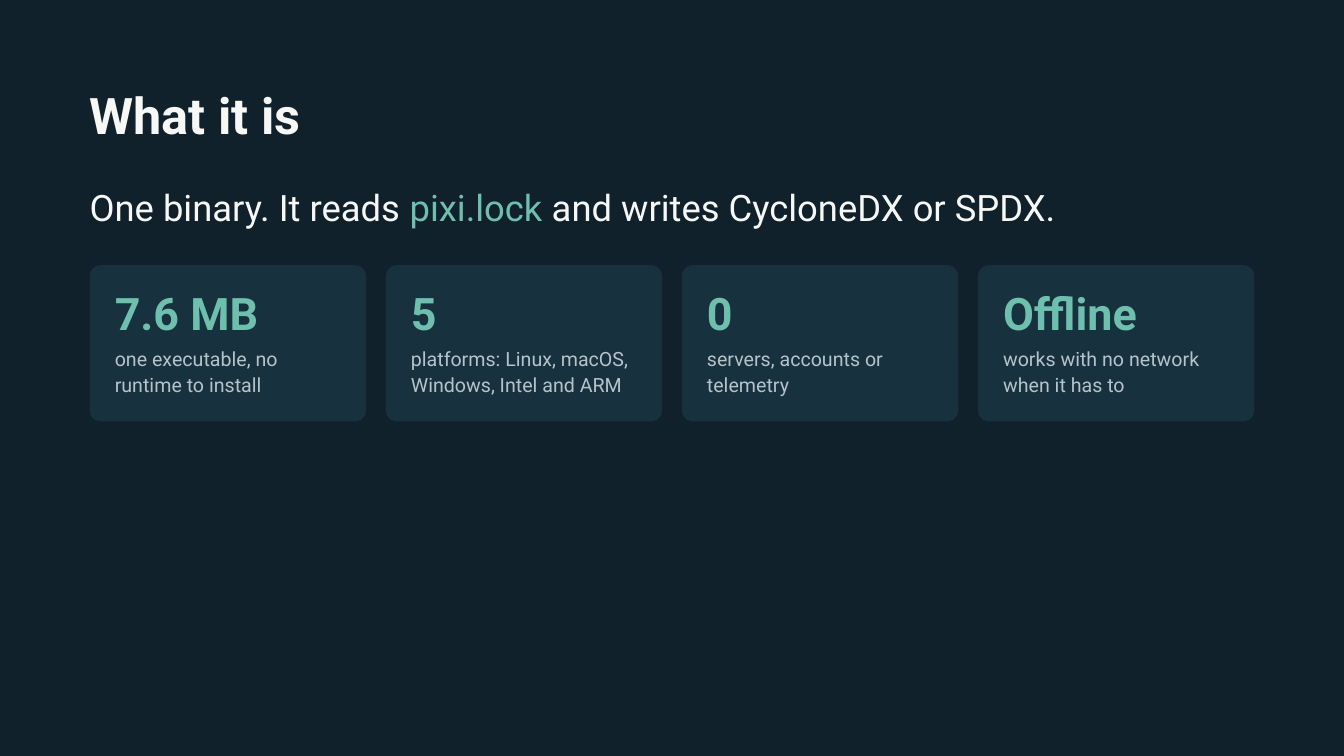
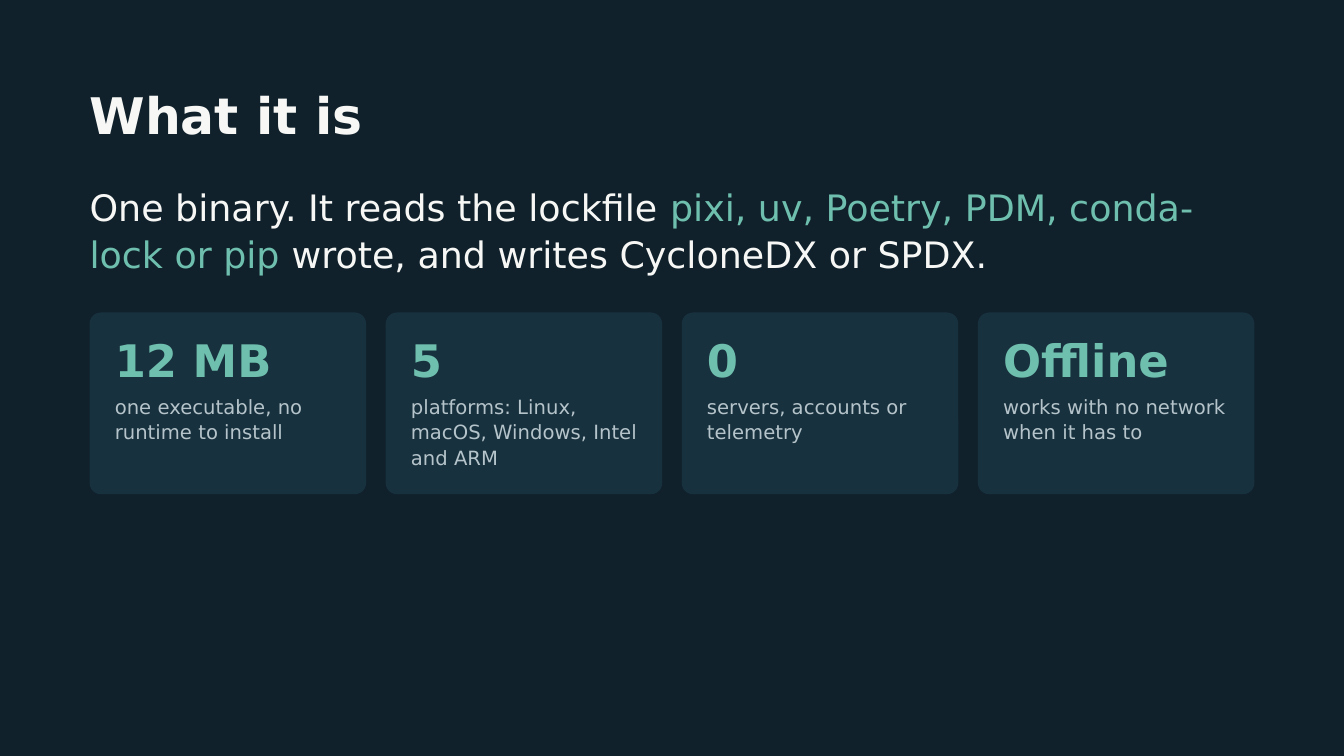
Before and after one commit to aesir-oss/pixi-sbom, a slide deck: slide 6 of docs/presentations/engineering-management/pixi-sbom-engineering.pptx. Drawn at 1344x756 pixels with LibreOffice and Linux fonts; fonts in the diff are those of the drawing. Boxes give left, top, right and bottom in pixels: in the first picture for what was removed or moved away, otherwise in the second. Text is boxed around its words. In the diff, an @@ line names an element or a change of style, - is before the commit and + after.

```diff
--- a/docs/presentations/engineering-management/pixi-sbom-engineering.pptx
+++ b/docs/presentations/engineering-management/pixi-sbom-engineering.pptx
@@ font Roboto to DejaVu Sans in 8 elements at [115,399,302,439], [411,344,442,378], [707,344,738,378], [707,400,906,443], [1003,343,1169,378], [1003,399,1226,439], [411,399,636,465], [90,95,362,135] @@
@@ text at [90,193,1193,276]: text changed; font Roboto to DejaVu Sans @@
-One binary. It reads pixi.lock and writes CycloneDX or SPDX.
+One binary. It reads the lockfile pixi, uv, Poetry, PDM, conda-lock or pip wrote, and writes CycloneDX or SPDX.
@@ rounded rectangle: place and size @@
-rounded rectangle at [90,265,366,421]
+rounded rectangle at [90,313,366,494]
@@ rounded rectangle: place and size @@
-rounded rectangle at [386,265,662,421]
+rounded rectangle at [386,313,662,494]
@@ rounded rectangle: place and size @@
-rounded rectangle at [682,265,958,421]
+rounded rectangle at [682,313,958,494]
@@ proportions changed in 4 elements at [90,313,366,494], [386,313,662,494], [682,313,958,494], [978,313,1254,494] @@
@@ rounded rectangle: place and size @@
-rounded rectangle at [978,265,1254,421]
+rounded rectangle at [978,313,1254,494]
@@ text at [115,344,272,377]: text changed; font Roboto to DejaVu Sans @@
-7.6 MB
+12 MB
@@ 3 texts: place and size @@
-3 texts at [411,296,1137,331]
+3 texts at [411,343,1169,378]
@@ text "platforms: Linux, macOS, Windows, Intel ...": place and size @@
-text "platforms: Linux, macOS, Windows, Intel ..." at [411,351,628,395]
+text "platforms: Linux, macOS, Windows, Intel ..." at [411,399,636,465]
@@ 3 texts: place and size @@
-3 texts at [115,351,1199,396]
+3 texts at [115,399,1226,443]
```
Also in this commit, not shown: 10 other slides changed, 1 slide added, 1 slide removed, 16 other files.
